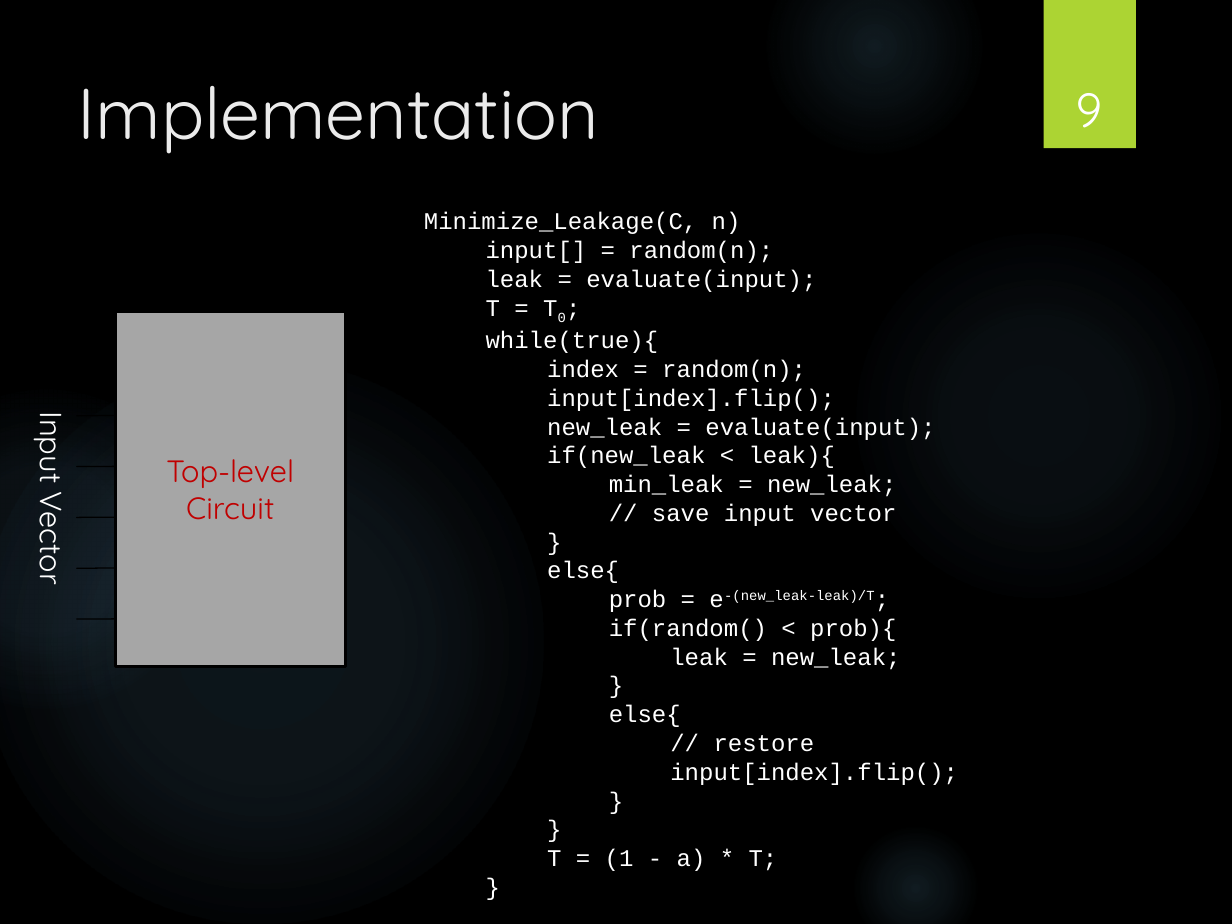
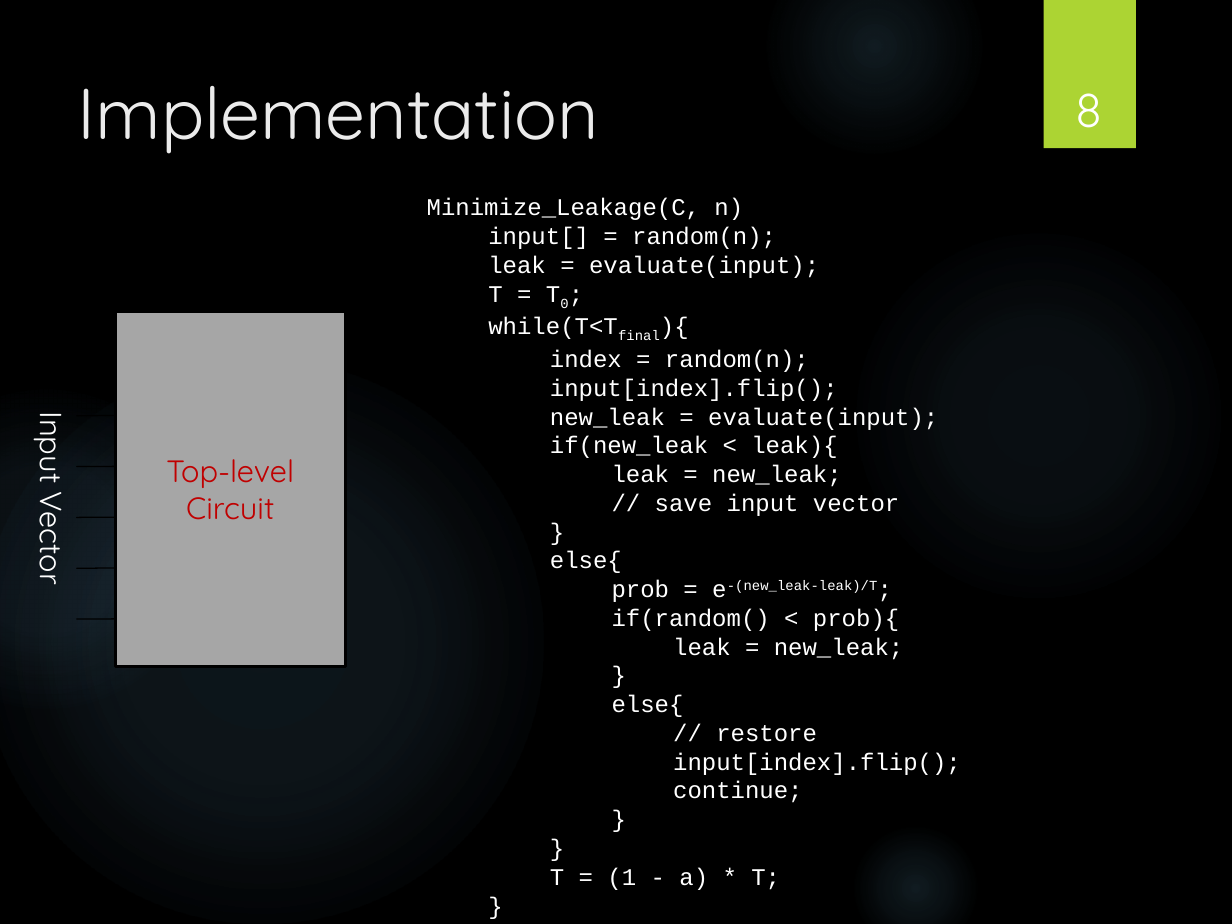
Before and after one commit to caoyuan96421/cmoslm, a slide deck: slide 8 of 6.374_FinalPrj.pptx (slide 9 before the commit). Drawn at 1232x924 pixels with LibreOffice and Linux fonts; fonts in the diff are those of the drawing; background and template pictures are left out. Boxes give left, top, right and bottom in pixels: in the first picture for what was removed or moved away, otherwise in the second. Text is boxed around its words. In the diff, an @@ line names an element or a change of style, - is before the commit and + after.

```diff
--- a/6.374_FinalPrj.pptx
+++ b/6.374_FinalPrj.pptx
@@ page number at bbox=[1075, 93, 1102, 128]: text changed @@
-9
+8
@@ text "Minimize_Leakage(C, n)": place and size @@
-text "Minimize_Leakage(C, n)" at bbox=[424, 212, 958, 871]
+text "Minimize_Leakage(C, n)" at bbox=[427, 198, 961, 890]
@@ text at bbox=[488, 317, 617, 339]: text changed @@
-  while(true){
+  while(T<Tfinal){
@@ text at bbox=[612, 465, 841, 487]: text changed @@
-  min_leak = new_leak;
+  leak = new_leak;
@@ text at bbox=[673, 781, 802, 803]: paragraph added @@
+  continue;
```
Also in this commit, not shown: 4 other slides changed, 1 slide added, 1 slide removed, 8 other files.
